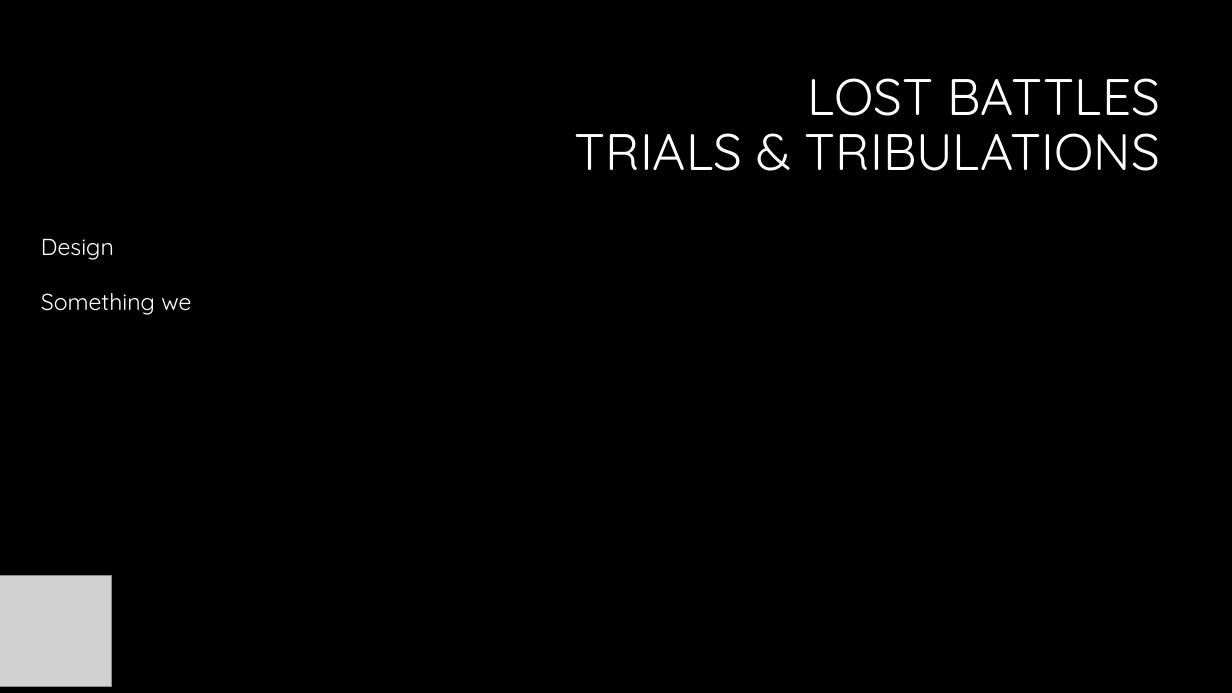
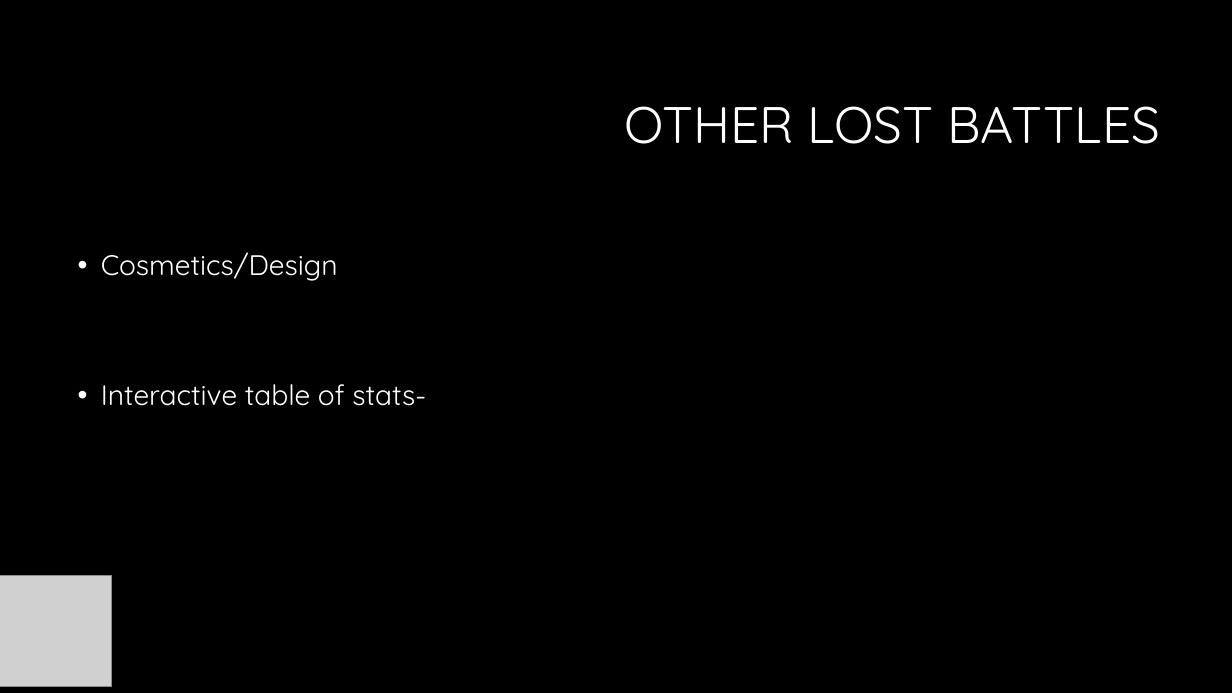
Before and after one commit to Dbuescher8/Final-Project, a slide deck: slide 13 of Final Presentation.pptx (slide 14 before the commit). Drawn at 1232x693 pixels with LibreOffice and Linux fonts; fonts in the diff are those of the drawing; grey boxes stand for pictures; background and template pictures are left out. Boxes give left, top, right and bottom in pixels: in the first picture for what was removed or moved away, otherwise in the second. Text is boxed around its words. In the diff, an @@ line names an element or a change of style, - is before the commit and + after.

```diff
--- a/Final Presentation.pptx
+++ b/Final Presentation.pptx
@@ title at bbox=[624, 106, 1160, 144]: text changed @@
-LOST BATTLES
-TRIALS & TRIBULATIONS
+OTHER LOST BATTLES
@@ text removed at bbox=[41, 239, 191, 315] @@
-Design
-Something we
@@ text added at bbox=[101, 252, 426, 406], 22 pt, text #FFFFFF @@
+• Cosmetics/Design
+• Interactive table of stats-
```
Also in this commit, not shown: 6 other slides changed, 1 slide removed.
